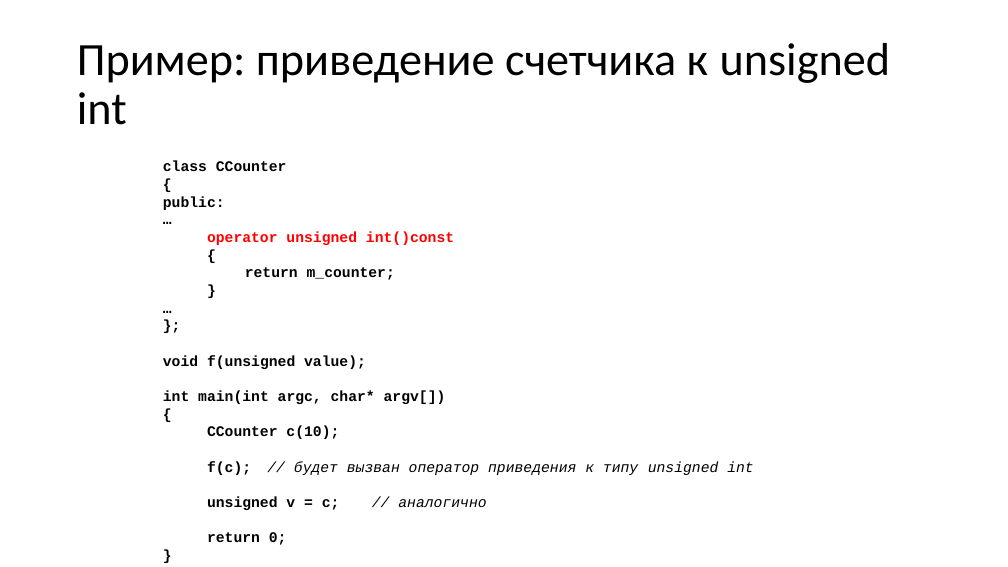
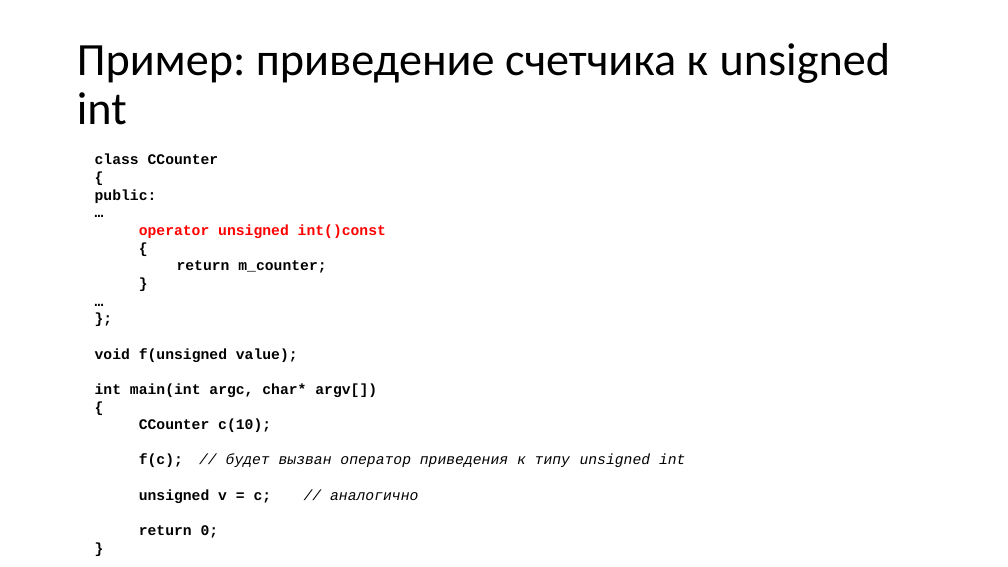
Before and after one commit to alexey-malov/oop, a slide deck: slide 79 of lectures/04/Дружественные функции и классы. Перегрузка операций.pptx (slide 75 before the commit). Drawn at 1008x567 pixels with LibreOffice and Linux fonts; fonts in the diff are those of the drawing. Boxes give left, top, right and bottom in pixels: in the first picture for what was removed or moved away, otherwise in the second. Text is boxed around its words. In the diff, an @@ line names an element or a change of style, - is before the commit and + after.

Commit message:
Обновил лекции "Основы ООП" и "Перегрузка операций", добавил примеры

```diff
--- a/lectures/04/Дружественные функции и классы. Перегрузка операций.pptx
+++ b/lectures/04/Дружественные функции и классы. Перегрузка операций.pptx
@@ text "class CCounter": place and size @@
-text "class CCounter" at (163,161,753,545)
+text "class CCounter" at (95,154,685,538)
```
Also in this commit, not shown: 8 other slides changed, 5 slides added, 1 slide removed, 9 other files.
